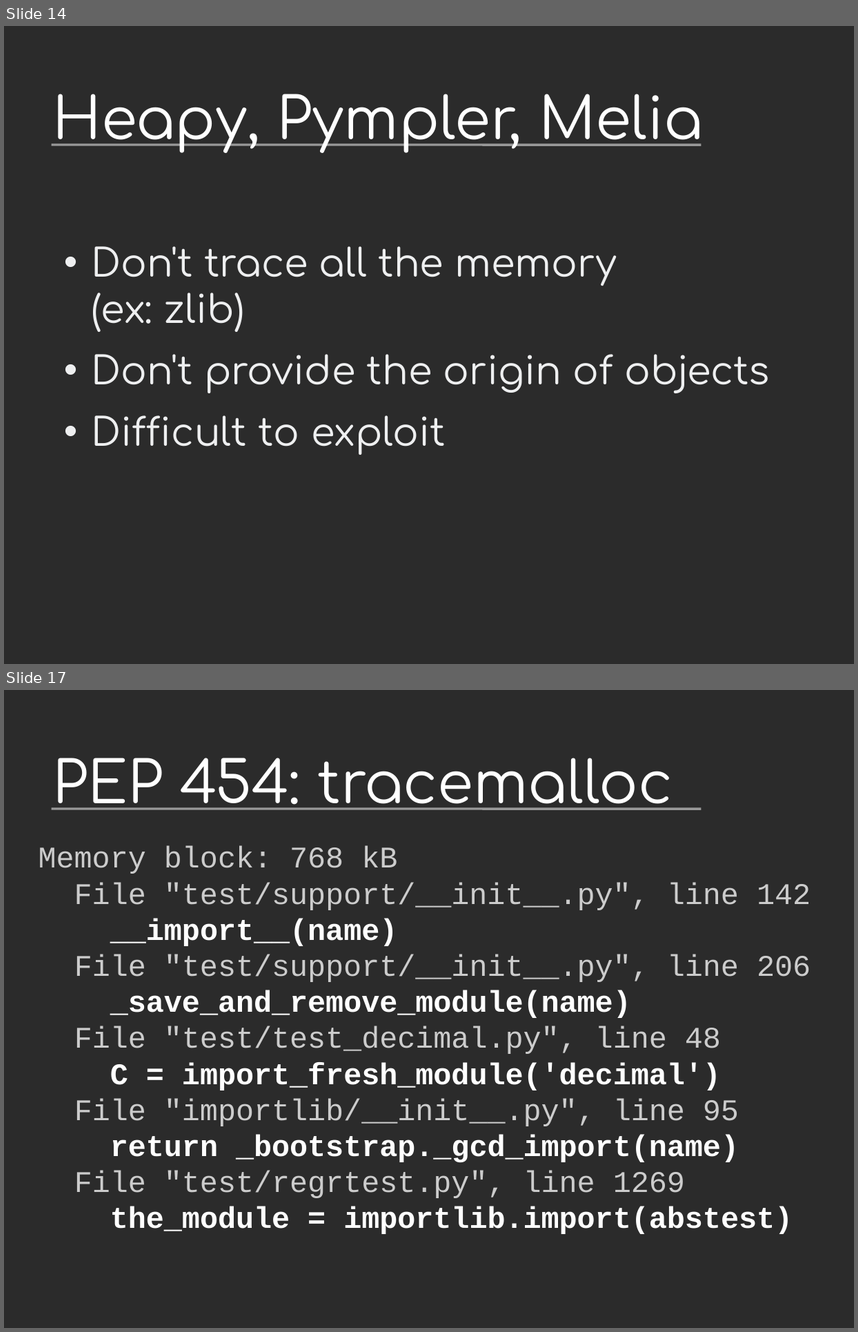
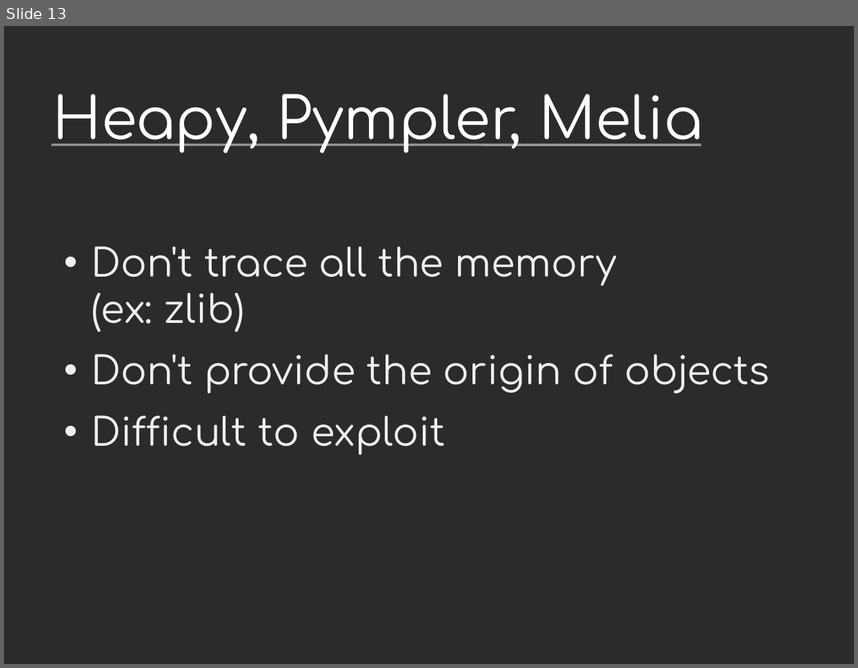
Before and after one commit to vstinner/talks, a slide deck: 2014-Pycon-Montreal/tracemalloc.odp. Shown one above the other, each under a label of ours: slides 14 and 17 before the commit, slide 13 after it; the slides between them are not shown. The pictures are 858x1332 and 858x668 pixels, drawn with LibreOffice and Linux fonts; fonts in the diff are those of the drawing; background and template pictures are left out; a plain dark background stands for a picture behind light text. Boxes give left, top, right and bottom in pixels: in the first picture for what was removed or moved away, otherwise in the second. Text is boxed around its words. In the diff, an @@ line names an element or a change of style, - is before the commit and + after.

Commit message:
tracemalloc

```diff
--- a/2014-Pycon-Montreal/tracemalloc.odp
+++ b/2014-Pycon-Montreal/tracemalloc.odp
@@ slide 17 removed at <box>4,690,854,1328</box>, background picture (left out); not listed: 1 template element that a slide beside it also shows @@
@@ title removed at <box>53,758,673,810</box> @@
-PEP 454: tracemalloc
@@ text removed at <box>38,846,811,1198</box> @@
-Memory block: 768 kB
-File "test/support/__init__.py", line 142
-__import__(name)
-File "test/support/__init__.py", line 206
-_save_and_remove_module(name)
-File "test/test_decimal.py", line 48
-C = import_fresh_module('decimal')
-File "importlib/__init__.py", line 95
-return _bootstrap._gcd_import(name)
-File "test/regrtest.py", line 1269
-the_module = importlib.import(abstest)
@@ what was slide 14 is now slide 13 @@
```
Also in this commit, not shown: 7 slides changed, 3 slides added, 6 other slides removed.
